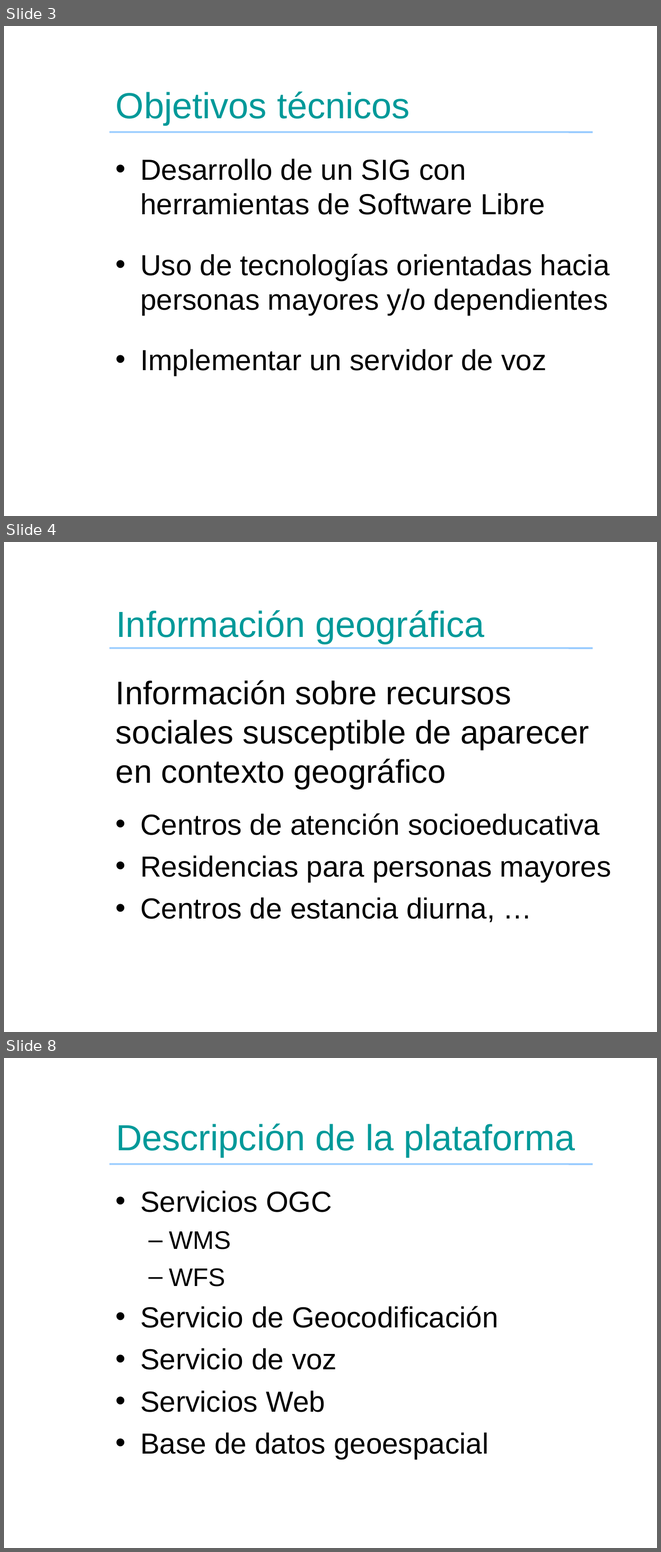
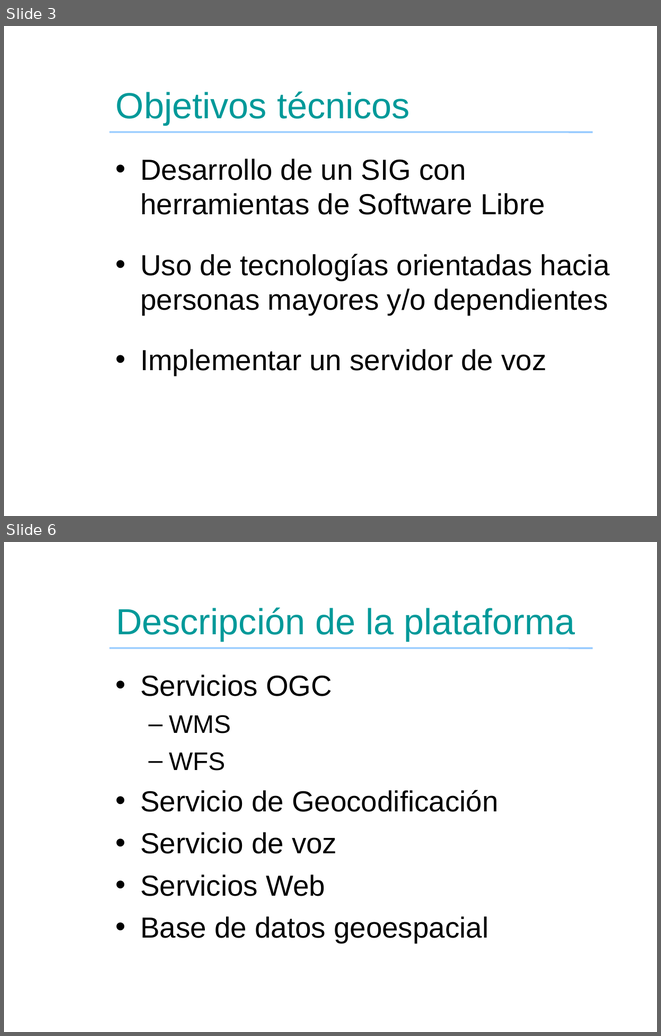
Before and after one commit to dsthode/pfc, a slide deck: presentacion.odp. Shown one above the other, each under a label of ours: slides 3, 4 and 8 before the commit, slides 3 and 6 after it; the slides between them are not shown. The pictures are 661x1552 and 661x1036 pixels, drawn with LibreOffice and Linux fonts; fonts in the diff are those of the drawing; background and template pictures are left out. Boxes give left, top, right and bottom in pixels: in the first picture for what was removed or moved away, otherwise in the second. Text is boxed around its words. In the diff, an @@ line names an element or a change of style, - is before the commit and + after.

```diff
--- a/presentacion.odp
+++ b/presentacion.odp
@@ slide 4 removed at bbox=[4, 542, 657, 1032], background picture (left out) @@
@@ title removed at bbox=[116, 610, 484, 643] @@
-Información geográfica
@@ line removed from (109, 648) to (593, 648) @@
@@ text removed at bbox=[116, 680, 589, 789] @@
-Información sobre recursos sociales susceptible de aparecer en contexto geográfico
@@ text removed at bbox=[140, 813, 611, 922] @@
-• Centros de atención socioeducativa
-• Residencias para personas mayores
-• Centros de estancia diurna, …
@@ what was slide 8 is now slide 6 @@
```
Also in this commit, not shown: 3 slides changed, 1 other slide removed, 1 other file.
